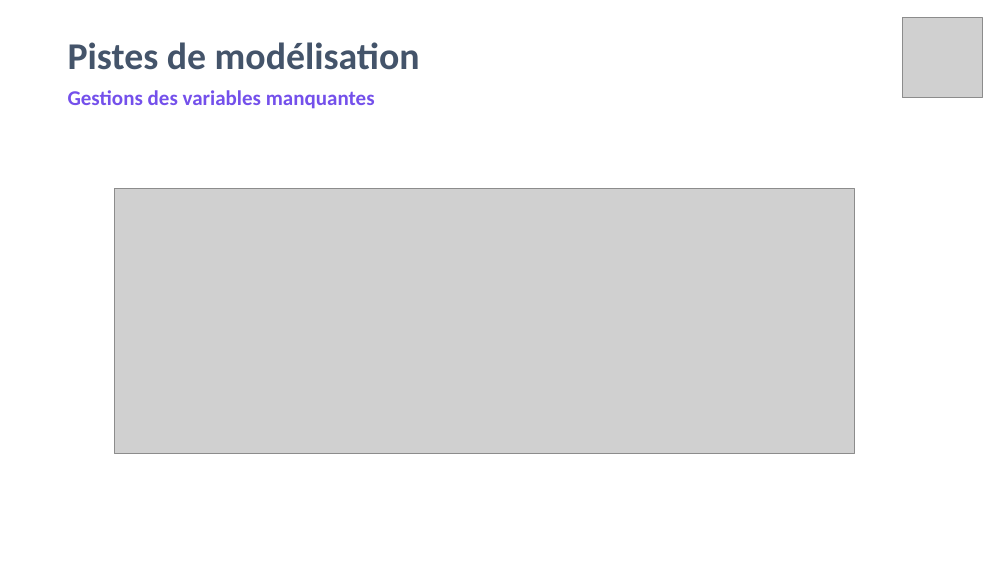
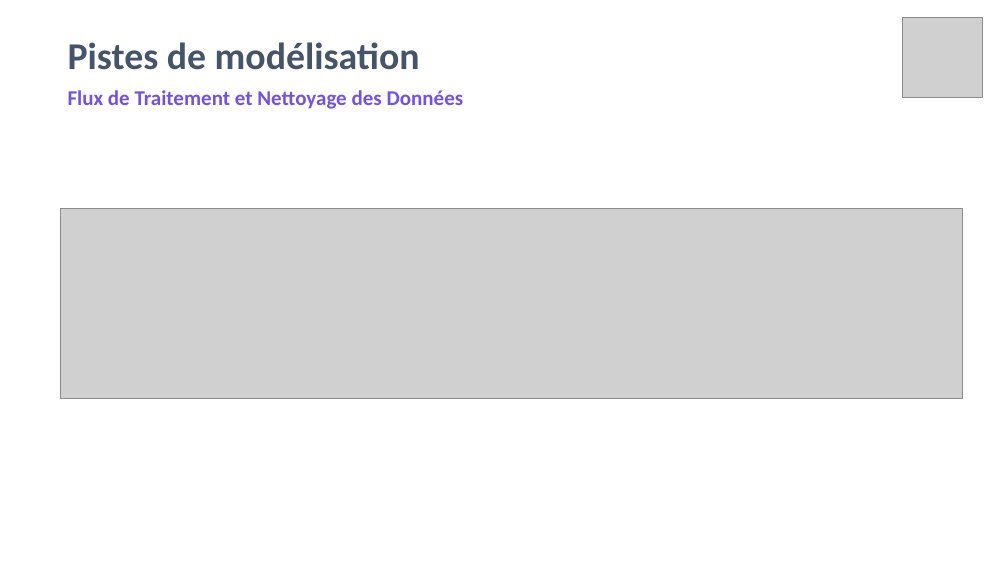
Before and after one commit to amaye15/OpenClassroom--Machine-Learning-Engineer, a slide deck: slide 10 of P4/P4.pptx (slide 12 before the commit). Drawn at 1008x567 pixels with LibreOffice and Linux fonts; fonts in the diff are those of the drawing; grey boxes stand for pictures. Boxes give left, top, right and bottom in pixels: in the first picture for what was removed or moved away, otherwise in the second. Text is boxed around its words. In the diff, an @@ line names an element or a change of style, - is before the commit and + after.

```diff
--- a/P4/P4.pptx
+++ b/P4/P4.pptx
@@ text at (68,90,464,109): text changed @@
-Gestions des variables manquantes
+Flux de Traitement et Nettoyage des Données
@@ picture: place and size @@
-picture at (114,188,854,454)
+picture at (60,209,963,398)
```
Also in this commit, not shown: 9 other slides changed, 15 slides added, 15 slides removed, 6 other files.
